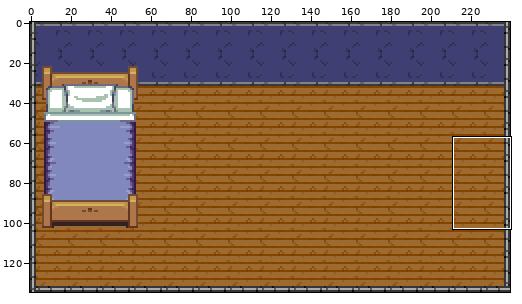
Two versions of one sprite sheet, client/public/game/sprites/bedroom.png. Above, an overview of the earlier version with the close-up marked.
Close-up. As it was:
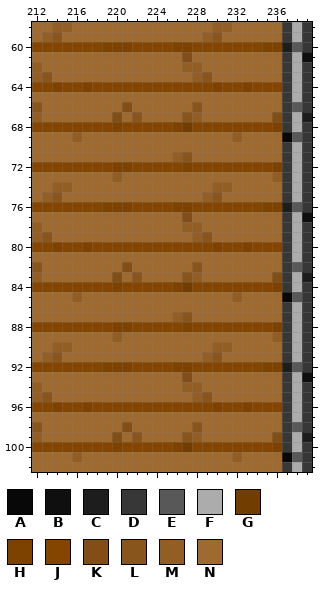
The file is 240x135 pixels. Colours within 5 levels of each other are drawn and written as one. Shown: x 212..239, y 58..102.
Palette (. is transparent): A #080808  B #0f0f0f  C #1d1d1d  D #373737  E #585858  F #acacac  G #713d00  H #7d4200  J #834500  K #804e16  L #88551c  M #925e24  N #9f6a2f
Pixels before, first column x 212:
 58 NNMMNNNNNNNNNNNNNNMMNNNNNDFD
 59 NMLNNNNNNNNNNNNNNMLNNNNNNDFD
 60 JJJJJJJHHHJJJJHHJJJJJJJHHCED
 61 NNNNNNNNNNNNNNNKNNNNNNNNNDFB
 62 MNNNNNNNNNNNNNNMMNNNNNNNNDFD
 63 MLNNNNNNNNNNNNNNMLNNNNNNNDFD
 64 JJHJJHJJJJJJJJJJJJHJJHJJJDFD
 65 NNNNNNNNNNNNNNNNNNNNNNNNNDFD
 66 LNNNNNNNNKNNNNNNLNNNNNNNNDED
 67 MNNNNNNNKNLNNNNLMNNNNNNNKDFC
 68 JJJJJJJJHJJJJJHGJJJJJJJJHDFD
 69 NNNNMNNNNNNNNNNNNNNNMNNNNAED
 70 NNNNNNNNNNNNNNNNNNNNNNNNNDFD
 71 NNNNNNNNNNNNNNMLNNNNNNNNNDFD
 72 JJJJJJJJHHJJJJJHJJJJJJJJHDFD
 73 NNNNNNNNMNNNNNNNNNNNNNNNMDFD
 74 NNMMNNNNNNNNNNNNNNMMNNNNNDFD
 75 NMLNNNNNNNNNNNNNNMLNNNNNNDFD
 76 JJJJJJJHHHJJJJHHJJJJJJJHHCED
 77 NNNNNNNNNNNNNNNKNNNNNNNNNDFB
 78 MNNNNNNNNNNNNNNMMNNNNNNNNDFD
 79 MLNNNNNNNNNNNNNNMLNNNNNNNDFD
 80 JJHJJHJJJJJJJJJJJJHJJHJJJDFD
 81 NNNNNNNNNNNNNNNNNNNNNNNNNDFD
 82 LNNNNNNNNKNNNNNNLNNNNNNNNDED
 83 MNNNNNNNKNLNNNNLMNNNNNNNKDFC
 84 JJJJJJJJHJJJJJHGJJJJJJJJHDFD
 85 NNNNMNNNNNNNNNNNNNNNMNNNNAED
 86 NNNNNNNNNNNNNNNNNNNNNNNNNDFD
 87 NNNNNNNNNNNNNNMLNNNNNNNNNDFD
 88 JJJJJJJJHHJJJJJHJJJJJJJJHDFD
 89 NNNNNNNNMNNNNNNNNNNNNNNNMDFD
 90 NNMMNNNNNNNNNNNNNNMMNNNNNDFD
 91 NMLNNNNNNNNNNNNNNMLNNNNNNDFD
 92 JJJJJJJHHHJJJJHHJJJJJJJHHCED
 93 NNNNNNNNNNNNNNNKNNNNNNNNNDFB
 94 MNNNNNNNNNNNNNNMMNNNNNNNNDFD
 95 MLNNNNNNNNNNNNNNMLNNNNNNNDFD
 96 JJHJJHJJJJJJJJJJJJHJJHJJJDFD
 97 NNNNNNNNNNNNNNNNNNNNNNNNNDFD
 98 LNNNNNNNNKNNNNNNLNNNNNNNNDED
 99 MNNNNNNNKNLNNNNLMNNNNNNNKDFC
100 JJJJJJJJHJJJJJHGJJJJJJJJHDFD
101 NNNNMNNNNNNNNNNNNNNNMNNNNAED
102 NNNNNNNNNNNNNNNNNNNNNNNNNDFD
New version:
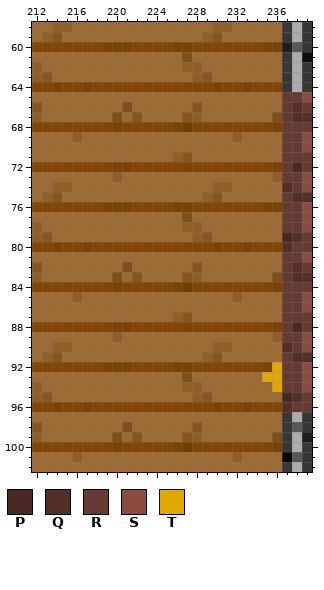
Colours new in this view: P #492924  Q #542f29  R #663931  S #8a4c41  T #e3a800
Difference:
The author changed colour D to colour P in row 79 at x 237; in row 95 at x 237.
The author changed colour F to colour P in row 72 at x 238; in row 88 at x 238.
The author changed colour C to colour Q in row 67 at x 239; in row 83 at x 239.
The author changed colour D to colour Q in row 74 at x 237; in row 75 at x 239; in row 80 at x 237; in row 90 at x 237; in row 91 at x 239; in row 96 at x 237.
The author changed colour E to colour Q in row 66 at x 238; in row 82 at x 238.
The author changed colour F to colour Q in row 67 at x 238; in row 75 at x 238; in row 79 at x 238; in row 83 at x 238; in row 91 at x 238; in row 95 at x 238.
The author changed colour A to colour R in row 69 at x 237; in row 85 at x 237.
The author changed colour C to colour R in row 76 at x 237; in row 92 at x 237.
The author changed colour D to colour R in row 65 at x 237; in row 66 at x 237 and 239; in row 67 at x 237; in row 68 at x 237 and 239; in row 70 at x 237; in rows 71 to 72 at x 237 and 239.
The author changed colour D to colour R in row 73 at x 237; in row 75 at x 237; in rows 77 to 78 at x 237; in rows 79 to 80 at x 239; in row 81 at x 237; in row 82 at x 237 and 239.
The author changed colour D to colour R in row 83 at x 237; in row 84 at x 237 and 239; in row 86 at x 237; in rows 87 to 88 at x 237 and 239; in row 89 at x 237; in row 91 at x 237.
The author changed colour D to colour R in rows 93 to 94 at x 237; in rows 95 to 96 at x 239.
The author changed colour E to colour R in row 69 at x 238; in row 76 at x 238; in row 85 at x 238; in row 92 at x 238.
The author changed colour F to colour R in row 65 at x 238; in row 68 at x 238; in rows 70 to 71 at x 238; in rows 73 to 74 at x 238; in rows 77 to 78 at x 238; in rows 80 to 81 at x 238.
The author changed colour F to colour R in row 84 at x 238; in rows 86 to 87 at x 238; in rows 89 to 90 at x 238; in rows 93 to 94 at x 238; in row 96 at x 238.
The author changed colour B to colour S in row 77 at x 239; in row 93 at x 239.
The author changed colour D to colour S in row 65 at x 239; in rows 69 to 70 at x 239; in rows 73 to 74 at x 239; in row 76 at x 239; in row 78 at x 239; in row 81 at x 239.
The author changed colour D to colour S in rows 85 to 86 at x 239; in rows 89 to 90 at x 239; in row 92 at x 239; in row 94 at x 239.
The author changed colour H to colour T in row 92 at x 236.
The author changed colour N to colour T in row 93 at x 235 to 236; in row 94 at x 236.
Pixel boxes of the changes (left, top, right, bottom) in both close-ups:
changed: (262, 92, 312, 412)
